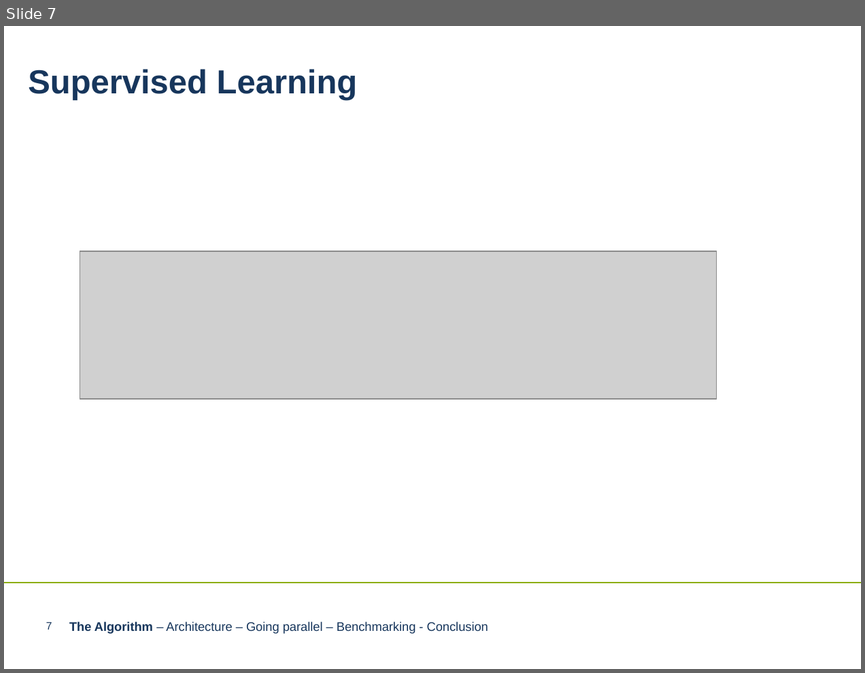
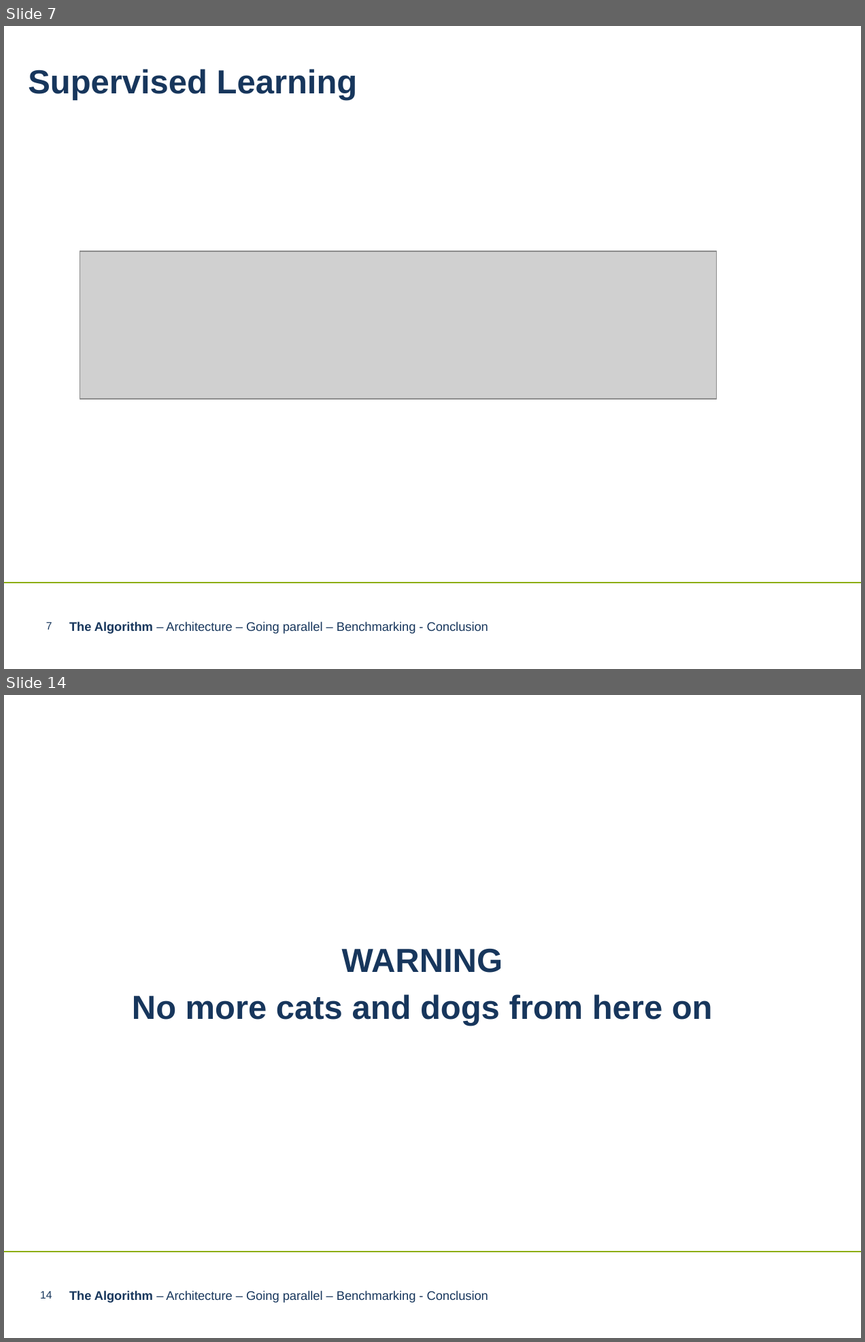
Before and after one commit to LnFlg/Perceptron, a slide deck: Perceptron Algorithm neueres PPT-Format.pptx. Shown one above the other, each under a label of ours: slide 7 before the commit, slides 7 and 14 after it; the slides between them are not shown. The pictures are 865x673 and 865x1342 pixels, drawn with LibreOffice and Linux fonts; fonts in the diff are those of the drawing; grey boxes stand for pictures; background and template pictures are left out. Boxes give left, top, right and bottom in pixels: in the first picture for what was removed or moved away, otherwise in the second. Text is boxed around its words. In the diff, an @@ line names an element or a change of style, - is before the commit and + after.

```diff
--- a/Perceptron Algorithm neueres PPT-Format.pptx
+++ b/Perceptron Algorithm neueres PPT-Format.pptx
@@ slide 14 added at box(4, 695, 861, 1338), background #FFFFFF; not listed: 1 template element that a slide beside it also shows @@
@@ text added at box(132, 948, 713, 1025), 28 pt, text #17365C, bold @@
+WARNING
+No more cats and dogs from here on
@@ page number added at box(40, 1291, 52, 1298), 9 pt, text #17365C @@
+14
@@ text added at box(69, 1290, 488, 1302), 10.5 pt, text #17365C @@
+The Algorithm – Architecture – Going parallel – Benchmarking - Conclusion
```
Also in this commit, not shown: 6 slides changed, 8 other slides added.
